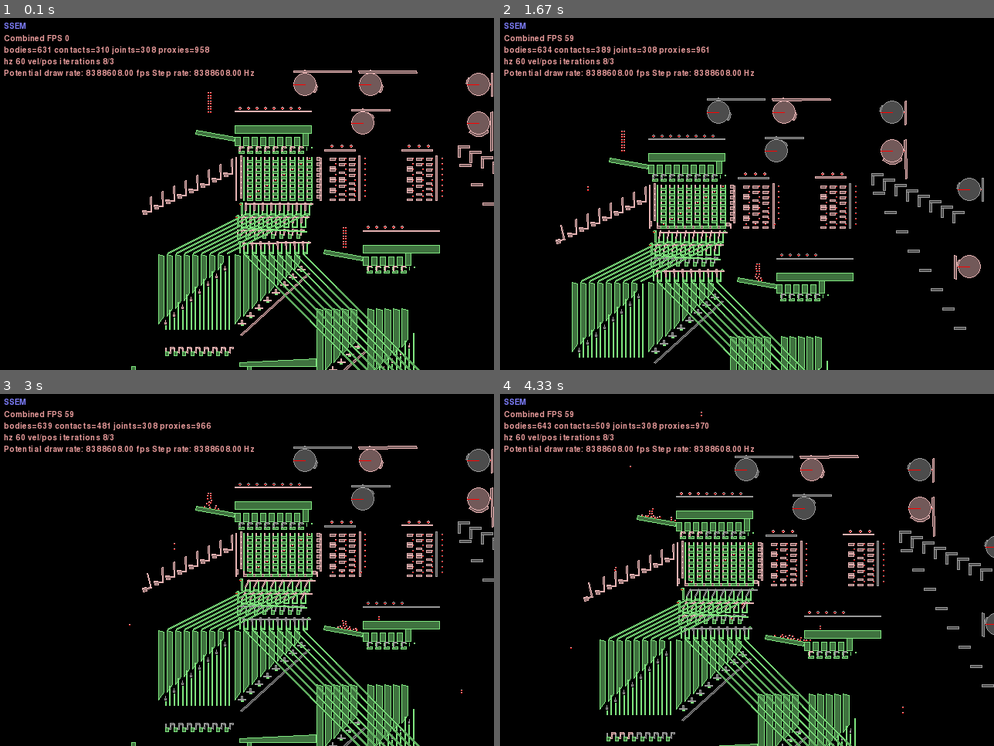
Above: before the commit, frames 1-4 (two rows, left to right).
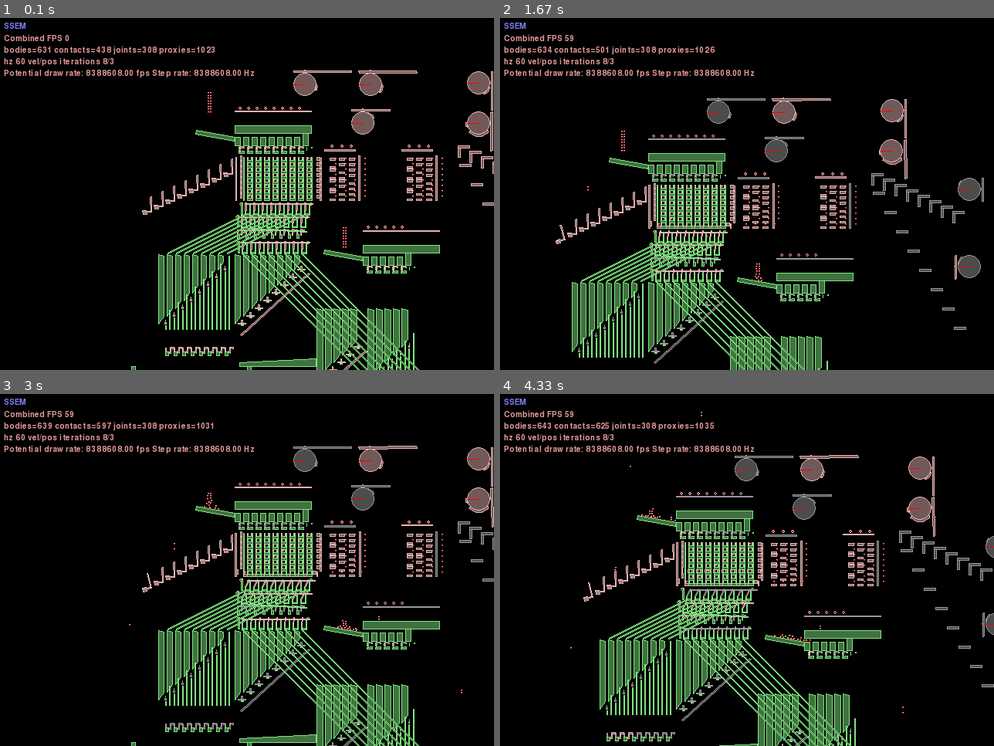
Above: after the commit, the same moments.

Repository: jmacarthur/box2d-ssem
Game: pygame game, started from main.py
Same seed, same stepped clock (60 frames per second), same inputs: the game is played once before the commit and once after it.
Inputs (mouse positions are in pixels of both pictures, inside the frame that each line leads up to):
- Up to frame 1 (0.1 s): no input
- Up to frame 2 (1.67 s): hold Right 0.33-0.8 s; move the mouse to (727, 201) at 0.37 s; hold Up 0.83-1.13 s; move the mouse to (747, 208) at 0.87 s; tap Space at 0.9, 1.23, 1.53 s; hold Right 1.17-1.63 s; move the mouse to (628, 186) at 1.2 s
- Up to frame 3 (3 s): hold Left 1.67-2.2 s; move the mouse to (296, 643) at 1.7 s; tap Space at 1.73, 2.03, 2.3, 2.63, 2.93 s; hold Down 2.23-2.53 s; move the mouse to (93, 647) at 2.27 s; hold Left 2.57-2.97 s; move the mouse to (429, 689) at 2.6 s
- Up to frame 4 (4.33 s): hold Up 3-3.37 s; move the mouse to (806, 594) at 3.03 s; tap Space at 3.07, 3.47, 3.77, 4.13 s; hold Right 3.4-4.03 s; move the mouse to (756, 436) at 3.43 s; hold Down from 4.07 s (still down); move the mouse to (628, 489) at 4.1 s

The runs differ from the first frame. In frame 1, 1.8% of the frame differs, in the area x 19-100%, y 7-100%; in frame 2, 2.1%, in the area x 11-98%, y 7-100%; in frame 3, 1.9%; in frame 4, 2.0%.

Commit message:
Adjust timing to allow running up to first regeneration

Diff:
--- a/main.py
+++ b/main.py
@@ -115,7 +115,7 @@
         regen_parts = []
         pusher_parts = []
         for c in range(0,8):
-            self.add_static_polygon(box_polygon(8,10), c*pitch+xpos-11, -12+ypos)
+            self.add_static_polygon(box_polygon(7,10), c*pitch+xpos-11, -12+ypos)
 
             pusher = fixtureDef(shape=makeBox(c*pitch+xpos-11,-12+ypos+11,2,10), density=1.0,
                                       filter=filter(groupIndex=1))
@@ -333,6 +333,7 @@
 
         for col in range(0,8):
             row_injector_fixtures.append(fixtureDef(shape=makeBox(7+22*col,0,3,7), density=1.0, filter=filter(groupIndex=1, categoryBits=0x0002, maskBits=0xFFFE)))
+            row_injector_fixtures.append(fixtureDef(shape=makeBox(7+22*col+10,0,3,7), density=1.0, filter=filter(groupIndex=1, categoryBits=0x0002, maskBits=0xFFFE)))
         row_injector_fixtures.append(fixtureDef(shape=makeBox(22*8+12,0,7,7), density=1.0, filter=filter(groupIndex=1, categoryBits=0x0002, maskBits=0xFFFE)))
         row_injector_fixtures.append(fixtureDef(shape=makeBox(-10,0,3,12), density=1.0, filter=filter(groupIndex=1, categoryBits=0x0002, maskBits=0xFFFE)))
         self.memory_col0_x = 7
@@ -553,30 +554,34 @@
 	                                   collideConnected=False)
 
 
-    def add_cam(self, xpos, ypos, attachment_body, follower_len, start=0.5, length=0.1, horizontal=False, reverse_direction=False, axis_offset=0):
+    def add_cam(self, xpos, ypos, attachment_body, follower_len, bumps=[], horizontal=False, reverse_direction=False, axis_offset=0):
         """ Very basic function which just adds a motorised circle with a bump.
         phase is between 0 and 1 and adjusts initial rotation.
         horizontal/vertical: Vertical means the output moves in a vertical direction, which means the follower is on top of the cam.
         reverse_direction puts the cam on the other side and only makes sense for horizontal cams.
         """
-        if not horizontal: start -= 0.25
+        if not horizontal:
+            for b in range(0,len(bumps)):
+                bumps[b] = (bumps[b][0] - 0.25, bumps[b][1])
         radius = 30
         disc_fixture = fixtureDef(shape=circleShape(radius=radius, pos=(0,0)),density=1.0,filter=filters[0])
-        ang = start
-        bump_points = [( radius*math.cos(-ang*math.pi*2), radius*math.sin(-ang*math.pi*2)) ]
-        bump_height = radius+3
-        points = 1
-        # Max points in a polygon is 15 at the moment.
-        while ang < (start+length) and points < 15:
-            ang += 0.02
-            bump_points.append( ( bump_height*math.cos(-ang*math.pi*2), bump_height*math.sin(-ang*math.pi*2)) )
-            points += 1
-            if points == 15:
-                print("WARNING: Max points reached in cam bump; %2.2d%% of cam complete"%(100*(ang-start)/length))
-
-        bump_points.append(( radius*math.cos(-(ang+0.01)*math.pi*2), radius*math.sin(-(ang+0.01)*math.pi*2)))
-        bump_fixture = fixtureDef(shape=polygonShape(vertices=bump_points),density=1.0,filter=filters[0])
-        cam_body = self.add_multifixture([disc_fixture, bump_fixture], xpos, ypos)
+        bump_fixtures = []
+        for (start, length) in bumps:
+            ang = start
+            bump_points = [( radius*math.cos(-ang*math.pi*2), radius*math.sin(-ang*math.pi*2)) ]
+            bump_height = radius+3
+            points = 1
+            # Max points in a polygon is 15 at the moment.
+            while ang < (start+length) and points < 15:
+                ang += 0.02
+                bump_points.append( ( bump_height*math.cos(-ang*math.pi*2), bump_height*math.sin(-ang*math.pi*2)) )
+                points += 1
+                if points == 15:
+                    print("WARNING: Max points reached in cam bump; %2.2d%% of cam complete"%(100*(ang-start)/length))
+
+            bump_points.append(( radius*math.cos(-(ang+0.01)*math.pi*2), radius*math.sin(-(ang+0.01)*math.pi*2)))
+            bump_fixtures.append(fixtureDef(shape=polygonShape(vertices=bump_points),density=1.0,filter=filters[0]))
+        cam_body = self.add_multifixture([disc_fixture] + bump_fixtures, xpos, ypos)
         cam_driver = self.revolving_joint(attachment_body, cam_body, (xpos,ypos), motor=0.25, force=50)
         cam_driver.motorSpeed = 0
 
@@ -654,7 +659,7 @@
         self.diverter_set(-5,-25, groundBody, slope_x=-200) # Diverter 1. Splits to subtractor reader.
         self.diverter_set(-15,-57.5, groundBody, discard=True) # Diverter 2. Discards all output.
         upper_regen_control = self.regenerator(-15,-85, groundBody, self.upper_regenerators) # Regenerator 1. For regenning anything read from memory.
-        diverter_3 = self.diverter_set(-10,-125, groundBody, slope_x=347, slope_y=350) # Diverter 3; splits to instruction reg/PC
+        diverter_3 = self.diverter_set(-13,-125, groundBody, slope_x=350, slope_y=350) # Diverter 3; splits to instruction reg/PC
 
         # PC injector
         self.pc_injector_cranks = []
@@ -696,32 +701,32 @@
         # Cams
 
         # Cam 1: Fires memory injector, reading PC into address reg.
-        follower_body = self.add_cam(300,200, groundBody, 100, start=0.05)
+        follower_body = self.add_cam(300,200, groundBody, 100, bumps=[(0.05,0.1)])
         self.distance_joint(follower_body, pc_injector_raiser)
 
         # Cam 2: Main memory selector lifter
-        follower_body = self.add_cam(150,300, groundBody, 150, start=0.25)
+        follower_body = self.add_cam(150,300, groundBody, 150, bumps=[(0.25,0.05)])
         print("Attachemnt point on cam is {}".format(follower_body.attachment_point))
         self.distance_joint(follower_body, memory_selector_holdoff)
 
         # Cam 2: Memory returner
-        follower_body = self.add_cam(600,300, groundBody, 60, horizontal=True)
+        follower_body = self.add_cam(600,305, groundBody, 100, horizontal=True, bumps=[(0.05, 0.1)])
         self.distance_joint(follower_body, self.memory_returning_gate)
 
         # Cam 4: Memory holdoff
-        follower_body = self.add_cam(600,200, groundBody, 100, horizontal=True, start=0.1, length=0.3,axis_offset=-1)
+        follower_body = self.add_cam(600,200, groundBody, 100, horizontal=True, bumps=[(0.1,0.3), (0.45,0.05)],axis_offset=-1)
         self.distance_joint(follower_body, memory_follower_holdoff)
 
         # Cam 5: Regenerator 1
-        follower_body = self.add_cam(800, 100, groundBody, 60, horizontal=True)
+        follower_body = self.add_cam(800, 100, groundBody, 60, horizontal=True, bumps=[(0.57,0.05)])
         self.distance_joint(follower_body, upper_regen_control)
 
         # Cam 6: Split to instruction counter/reg
-        follower_body = self.add_cam(800,-100, groundBody, 60, horizontal=True, reverse_direction=True, axis_offset=3)
+        follower_body = self.add_cam(800,-100, groundBody, 60, horizontal=True, reverse_direction=True, axis_offset=3, bumps=[(0.55, 0.1)])
         self.distance_joint(follower_body, diverter_3)
 
         # Cam 7: Instruction selector holdoff
-        follower_body = self.add_cam(320,300, groundBody, 150, start=0.25, axis_offset=-1)
+        follower_body = self.add_cam(320,300, groundBody, 150, bumps=[(0.25,0.1)], axis_offset=-1)
         self.distance_joint(follower_body, instruction_selector_holdoff)
 
 
